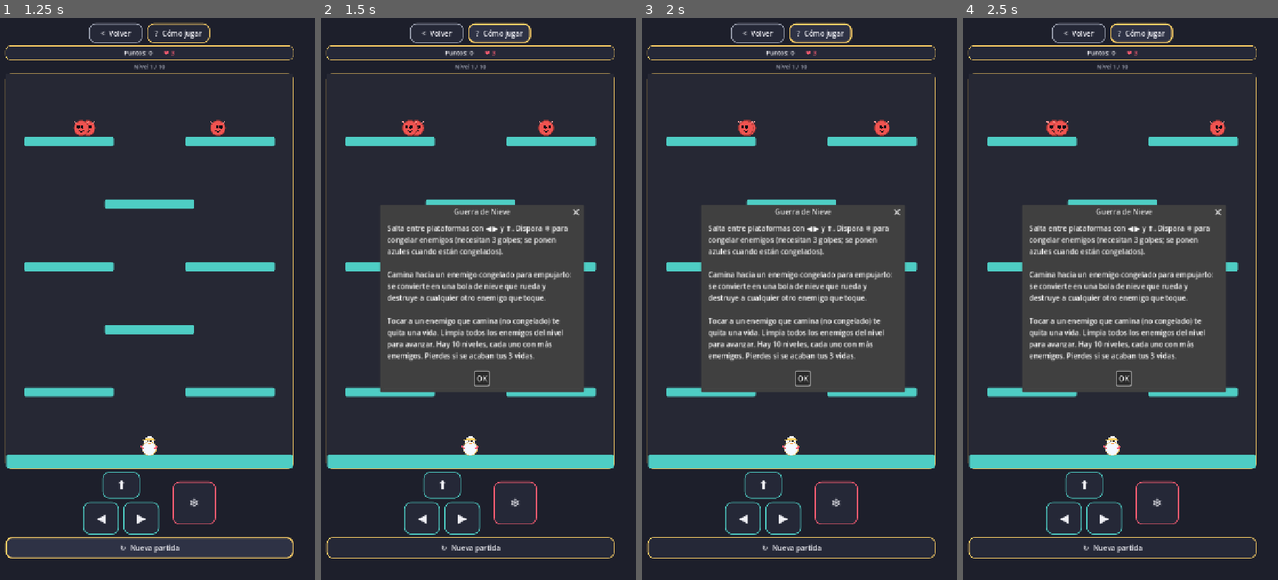
Above: before the commit, frames 1-4 (left to right).
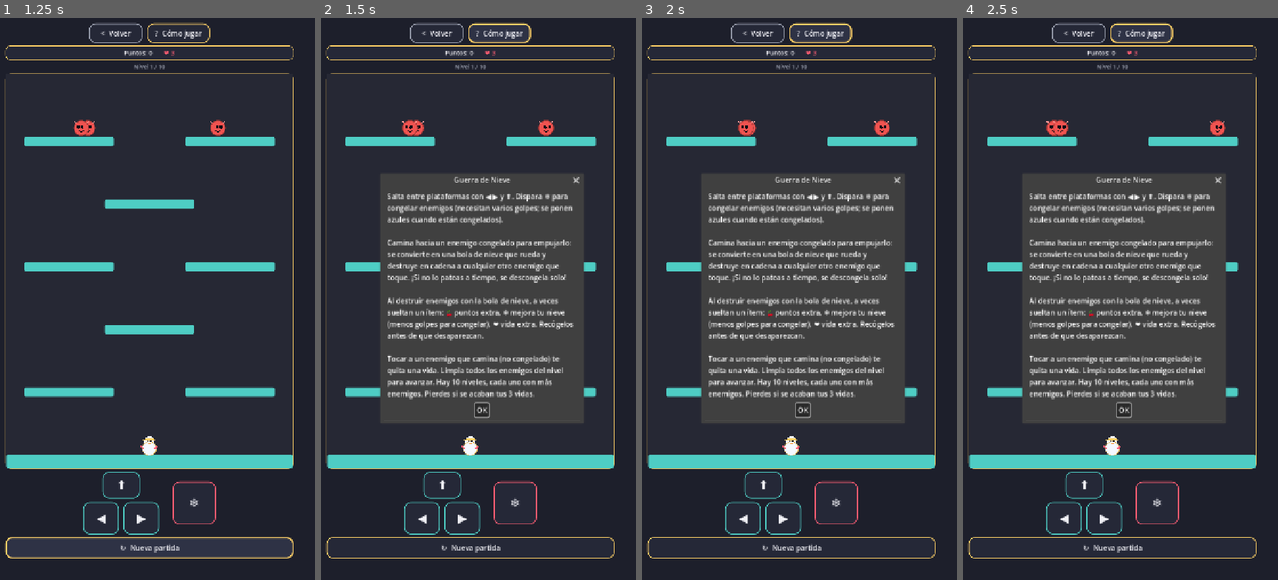
Above: after the commit, the same moments.

Repository: jfrodriguezva/Arcade
Game: Godot game, scene res://games/arcade/snow_brawl/snow_brawl.tscn
The game is run twice, just before and just after one commit, with the same random seed, the same clock (stepped at 60 frames per second) and the same inputs. This scene is started directly instead of the project's main scene.
Inputs:
- Up to frame 1 (1.25 s): click "↻ Nueva partida" at 0.5 s
- Up to frame 2 (1.5 s): click "? Cómo jugar" at 1.25 s
- Up to frame 3 (2 s): no input
- Up to frame 4 (2.5 s): click "? Cómo jugar" at 2 s

Frame 1 is identical in both runs. In frame 2, 15% of the frame differs, in the area x 18-84%, y 27-73%; in frame 3, 15%; in frame 4, 15%.

Commit message:
Guerra de Nieve: descongelamiento y power-ups sueltan los enemigos
Los enemigos congelados ahora se descongelan solos si no los pateas
a tiempo (6s) y vuelven a caminar siendo peligrosos otra vez — antes
se quedaban congelados para siempre, quitándole tensión al mecanismo
central de Snow Bros.

Al reventar una cadena de enemigos con la bola de nieve, a veces
sueltan un ítem (40% de probabilidad): 🍒 puntos, ❄ mejora la nieve
(menos golpes para congelar, hasta 2 niveles), ❤ vida extra —
recogerlos antes de que desaparezcan (8s). Esto reintroduce los
power-ups que definen al arcade original, ausentes hasta ahora.

Verificado con test headless dedicado (descongelamiento automático,
efecto de cada power-up, recolección al caminar sobre un ítem,
expiración sin aplicar efecto) más 300 frames de juego real y
regresión completa de las 26 escenas.

Co-Authored-By: Claude Sonnet 5 <noreply@anthropic.com>

Diff:
--- a/games/arcade/snow_brawl/snow_brawl.gd
+++ b/games/arcade/snow_brawl/snow_brawl.gd
@@ -24,6 +24,14 @@
 const SNOWBALL_SPEED := 320.0
 const SNOWBALL_MAX_DIST := 460.0
 const MAX_LEVEL := 10
+const FREEZE_DURATION := 6.0  # si no pateas al enemigo a tiempo, se descongela
+const ITEM_DROP_CHANCE := 0.4
+const ITEM_LIFETIME := 8.0
+const ITEM_VIEW_SIZE := Vector2(26, 26)
+const MAX_POWER_LEVEL := 2
+const ITEM_WEIGHTS := {"fruit": 62, "power_snow": 30, "extra_life": 8}
+const ITEM_ICON := {"fruit": "🍒", "power_snow": "❄", "extra_life": "❤"}
+const ITEM_COLOR := {"fruit": UIKit.COLOR_DANGER, "power_snow": UIKit.COLOR_ACCENT_2, "extra_life": UIKit.COLOR_ACCENT}
 
 const PLATFORMS := [
 	Rect2(0, 850, 640, 30),
@@ -37,9 +45,11 @@
 	Rect2(400, 140, 200, 20),
 ]
 
-const HELP_TEXT := "Salta entre plataformas con ◀ ▶ y ⬆. Dispara ❄ para congelar enemigos (necesitan 3 golpes; se ponen azules cuando están congelados).
-
-Camina hacia un enemigo congelado para empujarlo: se convierte en una bola de nieve que rueda y destruye a cualquier otro enemigo que toque.
+const HELP_TEXT := "Salta entre plataformas con ◀ ▶ y ⬆. Dispara ❄ para congelar enemigos (necesitan varios golpes; se ponen azules cuando están congelados).
+
+Camina hacia un enemigo congelado para empujarlo: se convierte en una bola de nieve que rueda y destruye en cadena a cualquier otro enemigo que toque. ¡Si no lo pateas a tiempo, se descongela solo!
+
+Al destruir enemigos con la bola de nieve, a veces sueltan un ítem: 🍒 puntos extra, ❄ mejora tu nieve (menos golpes para congelar), ❤ vida extra. Recógelos antes de que desaparezcan.
 
 Tocar a un enemigo que camina (no congelado) te quita una vida. Limpia todos los enemigos del nivel para avanzar. Hay 10 niveles, cada uno con más enemigos. Pierdes si se acaban tus 3 vidas."
 
@@ -54,6 +64,8 @@
 
 var enemies: Array = []
 var projectiles: Array = []
+var items: Array = []
+var power_level: int = 0
 
 var score: int = 0
 var lives: int = 3
@@ -209,6 +221,7 @@
 	score = 0
 	lives = 3
 	level = 1
+	power_level = 0
 	state = "playing"
 	_setup_level()
 
@@ -220,6 +233,10 @@
 	for p: Dictionary in projectiles:
 		p["view"].queue_free()
 	projectiles.clear()
+
+	for it: Dictionary in items:
+		it["view"].queue_free()
+	items.clear()
 
 	for e: Dictionary in enemies:
 		e["view"].queue_free()
@@ -300,6 +317,7 @@
 	_update_player(delta)
 	_update_enemies(delta)
 	_update_projectiles(delta)
+	_update_items(delta)
 
 	if _all_enemies_cleared():
 		_advance_level()
@@ -363,6 +381,22 @@
 				_update_walking_enemy(e, delta)
 			"rolling":
 				_update_rolling_enemy(e, delta)
+			"frozen":
+				e["frozen_timer"] -= delta
+				if e["frozen_timer"] <= 0.0:
+					_thaw_enemy(e)
+
+
+func _thaw_enemy(e: Dictionary) -> void:
+	## Si no lo pateas a tiempo, el enemigo congelado se descongela solo y
+	## vuelve a caminar (y a ser peligroso), como en el Snow Bros original.
+	e["state"] = "walking"
+	e["hits"] = 0
+	e["view"].setup("snow_enemy", UIKit.COLOR_DANGER)
+
+
+func _effective_freeze_hits() -> int:
+	return max(1, FREEZE_HITS - power_level)
 
 
 func _update_walking_enemy(e: Dictionary, delta: float) -> void:
@@ -396,6 +430,8 @@
 			_remove_enemy(other)
 			score += 100
 			_update_hud()
+			if randf() < ITEM_DROP_CHANCE:
+				_spawn_item(other["pos"] + ENEMY_SIZE / 2.0)
 
 
 func _remove_enemy(e: Dictionary) -> void:
@@ -421,14 +457,71 @@
 				continue
 			if proj_rect.intersects(Rect2(e["pos"], ENEMY_SIZE)):
 				e["hits"] += 1
-				if e["hits"] >= FREEZE_HITS:
+				if e["hits"] >= _effective_freeze_hits():
 					e["state"] = "frozen"
+					e["frozen_timer"] = FREEZE_DURATION
 					e["view"].setup("snow_enemy", UIKit.COLOR_ACCENT_2)
 				hit = true
 				break
 		if hit:
 			p["view"].queue_free()
 			projectiles.remove_at(i)
+
+
+func _roll_item_kind() -> String:
+	var total := 0
+	for w: int in ITEM_WEIGHTS.values():
+		total += w
+	var r: int = randi() % total
+	var acc := 0
+	for kind: String in ITEM_WEIGHTS.keys():
+		acc += ITEM_WEIGHTS[kind]
+		if r < acc:
+			return kind
+	return "fruit"
+
+
+func _spawn_item(center: Vector2) -> void:
+	var kind: String = _roll_item_kind()
+	var panel := PanelContainer.new()
+	panel.add_theme_stylebox_override("panel", UIKit.stylebox(ITEM_COLOR[kind].darkened(0.55), ITEM_COLOR[kind], 8, 2))
+	panel.size = ITEM_VIEW_SIZE
+	panel.position = center - ITEM_VIEW_SIZE / 2.0
+	panel.mouse_filter = Control.MOUSE_FILTER_IGNORE
+	var lbl := Label.new()
+	lbl.text = ITEM_ICON[kind]
+	lbl.horizontal_alignment = HORIZONTAL_ALIGNMENT_CENTER
+	lbl.vertical_alignment = VERTICAL_ALIGNMENT_CENTER
+	lbl.add_theme_font_size_override("font_size", 14)
+	panel.add_child(lbl)
+	play_area.add_child(panel)
+	items.append({"pos": panel.position, "kind": kind, "view": panel, "life": ITEM_LIFETIME})
+
+
+func _update_items(delta: float) -> void:
+	var player_rect := Rect2(player_pos, PLAYER_SIZE)
+	for i in range(items.size() - 1, -1, -1):
+		var it: Dictionary = items[i]
+		it["life"] -= delta
+		var fading: bool = it["life"] < 2.0
+		it["view"].modulate.a = (0.4 + 0.6 * absf(sin(it["life"] * 10.0))) if fading else 1.0
+		if it["life"] <= 0.0 or Rect2(it["pos"], ITEM_VIEW_SIZE).intersects(player_rect):
+			if it["life"] > 0.0:
+				_apply_item(it["kind"])
+			it["view"].queue_free()
+			items.remove_at(i)
+
+
+func _apply_item(kind: String) -> void:
+	match kind:
+		"fruit":
+			score += 50
+		"power_snow":
+			power_level = min(power_level + 1, MAX_POWER_LEVEL)
+		"extra_life":
+			lives += 1
+	AudioManager.play_place()
+	_update_hud()
 
 
 func _all_enemies_cleared() -> bool:
